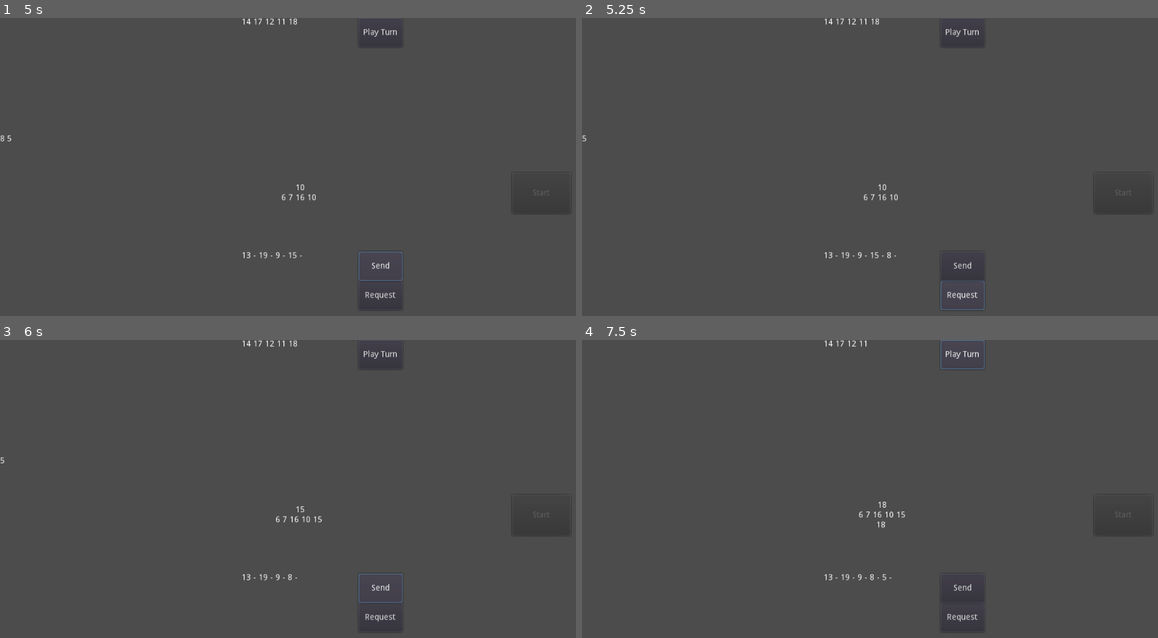
Above: before the commit, frames 1-4 (two rows, left to right).
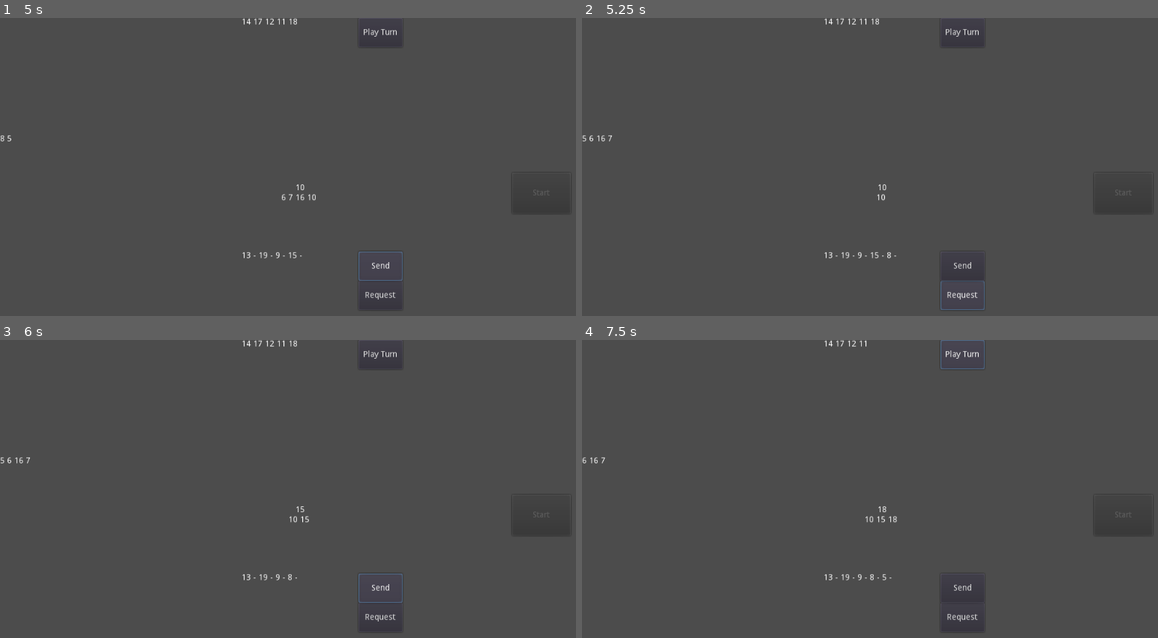
Above: after the commit, the same moments.

Repository: ravi-kiran-svs/uno-men
Game: Godot game, scene res://Scenes/TestScenes/TestGame.tscn
Same seed, same stepped clock (60 frames per second), same inputs: the game is played once before the commit and once after it.
Inputs:
- Up to frame 1 (5 s): click "Start" at 0.5 s; click "Play Turn" at 1.25 s; click "Play Turn" at 2 s; click "Send" at 2.75 s; click "Request" at 3.5 s; click "Send" at 4.25 s
- Up to frame 2 (5.25 s): click "Request" at 5 s
- Up to frame 3 (6 s): click "Send" at 5.75 s
- Up to frame 4 (7.5 s): click "Request" at 6.5 s; click "Play Turn" at 7.25 s

Frame 1 is identical in both runs. In frame 2, less than 0.1% of the frame differs, in the area x 1-55%, y 39-62%; in frame 3, 0.1%; in frame 4, 0.2%, in the area x 0-57%, y 39-64%.

Commit message:
Autofill Cards Deck
The deck of cards fills up automatically when out of cards.

Diff:
--- a/Scripts/Deck/Deck.gd
+++ b/Scripts/Deck/Deck.gd
@@ -16,8 +16,8 @@
 		return null
 
 	else:
-		var card = _cards_list.pop_front()
-		updateView()
+		var card = _cards_list.front()
+		removeCard(card)
 		return card
 
 func peekBackCard() -> int:
--- a/Scripts/DeckService/DeckService.gd
+++ b/Scripts/DeckService/DeckService.gd
@@ -18,6 +18,9 @@
 func requestCardFrom(from : Deck) -> int:
 	return from.getTopCard()
 
+func requestRefill():
+	return CentreDeck.getAllCardsButTop()
+
 # things to do at the start of the game - when player clicks Start Game button.
 # 1. create the cards and add them into the deck.
 # 2. shuffle the deck and split it to the players (from the top of the deck).
--- a/Scripts/Decks/CardsDeck.gd
+++ b/Scripts/Decks/CardsDeck.gd
@@ -11,6 +11,15 @@
 		_addTopCardTo(get_node("%DeckService").BotDeck)
 
 	_addTopCardTo(get_node("%DeckService").CentreDeck)
+
+func removeCard(i : int):
+	.removeCard(i)
+
+	if(_cards_list.size() <= 1):
+		var cards = get_node("%DeckService").requestRefill()
+		cards.shuffle()
+		_cards_list.append_array(cards)
+		updateView()
 
 func updateView():
 	_updateText()
--- a/Scripts/Decks/CentreDeck.gd
+++ b/Scripts/Decks/CentreDeck.gd
@@ -9,8 +9,15 @@
 	_text.text = String(_cards_list.back())
 
 	var text_string = "\n"
-
 	for i in _cards_list.size():
 		text_string += String(_cards_list[i]) + " "
+	_text.text += text_string
 
-	_text.text += text_string
+func getAllCardsButTop():
+	var cards = []
+	for i in _cards_list.size() - 1:
+		var card = _cards_list.front()
+		cards.append(card)
+		removeCard(card)
+
+	return cards
